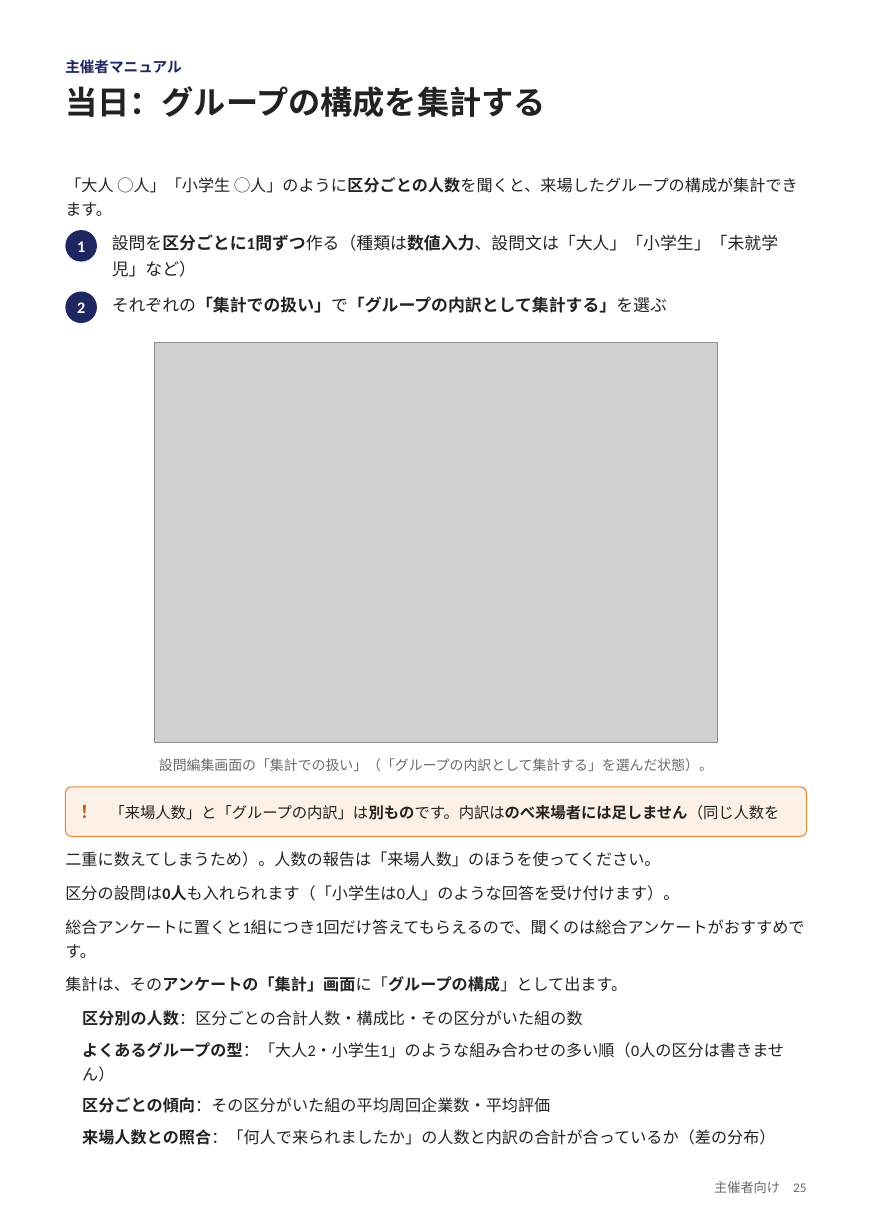
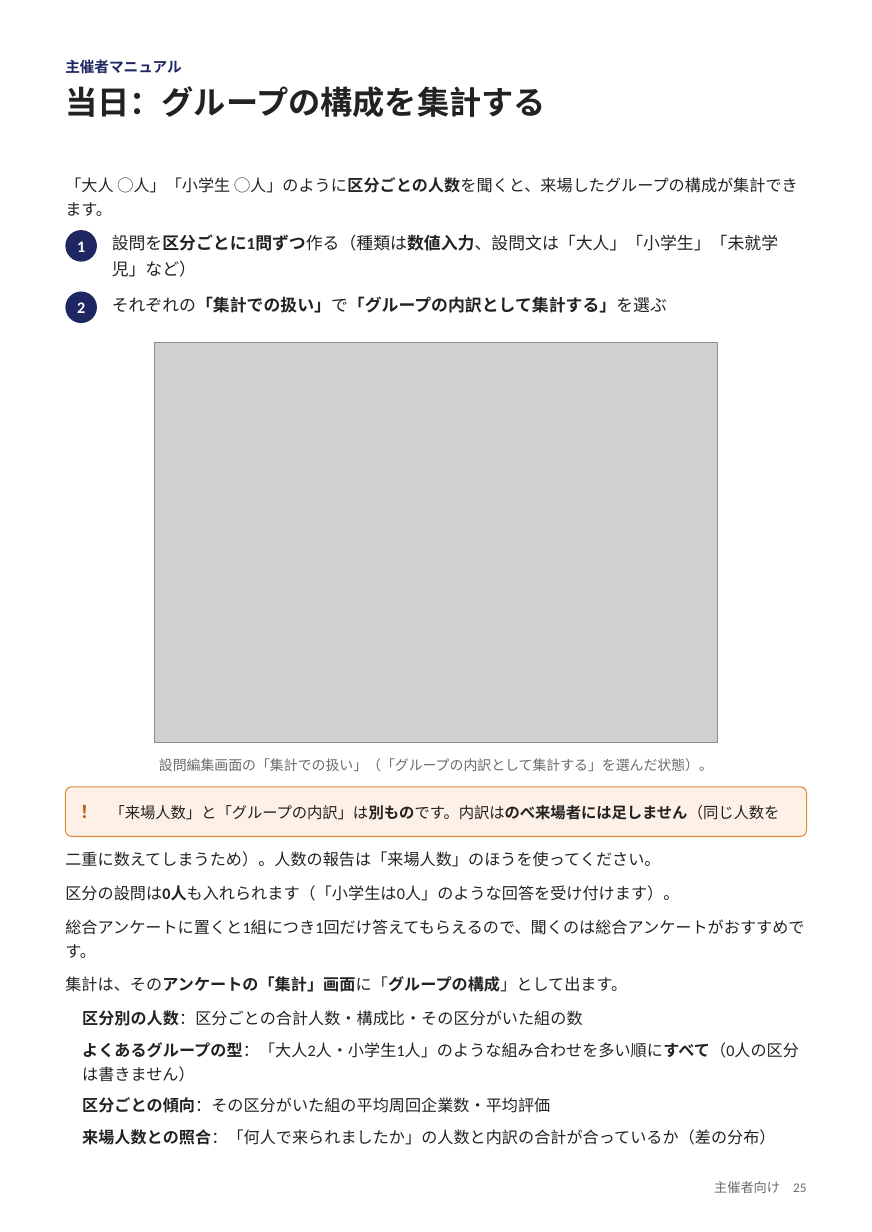
Before and after one commit to nisplus/enque, a slide deck: slide 25 of docs/manual-organizer.pptx. Drawn at 872x1232 pixels with LibreOffice and Linux fonts; fonts in the diff are those of the drawing; grey boxes stand for pictures. Boxes give left, top, right and bottom in pixels: in the first picture for what was removed or moved away, otherwise in the second. Text is boxed around its words. In the diff, an @@ line names an element or a change of style, - is before the commit and + after.

```diff
--- a/docs/manual-organizer.pptx
+++ b/docs/manual-organizer.pptx
@@ text at (82, 1042, 799, 1058): text changed @@
-● よくあるグループの型：「大人2・小学生1」のような組み合わせの多い順（0人の区分は書きません）
+● よくあるグループの型：「大人2人・小学生1人」のような組み合わせを多い順にすべて（0人の区分は書きません）
```
Also in this commit, not shown: 1 other slide changed, 16 other files.
